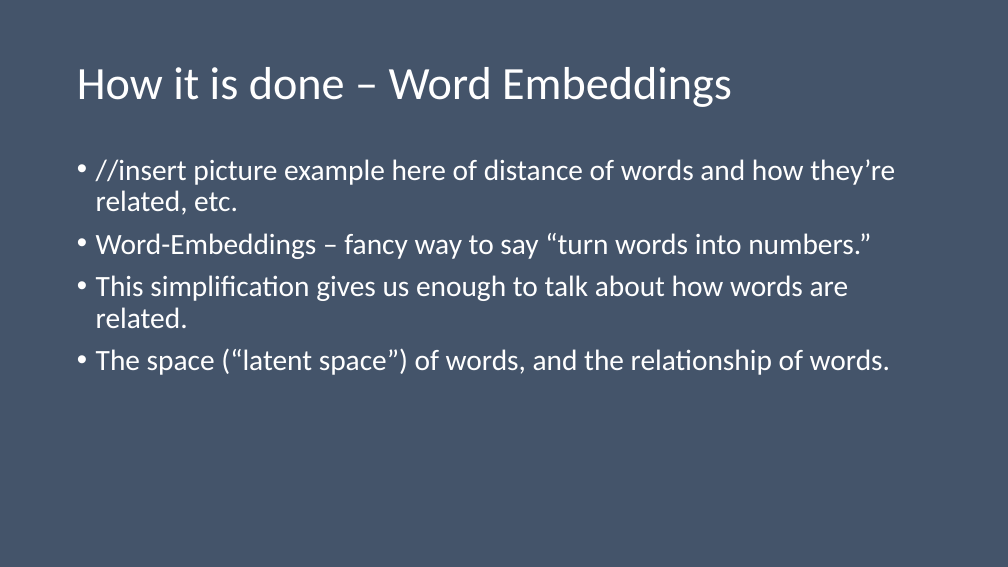
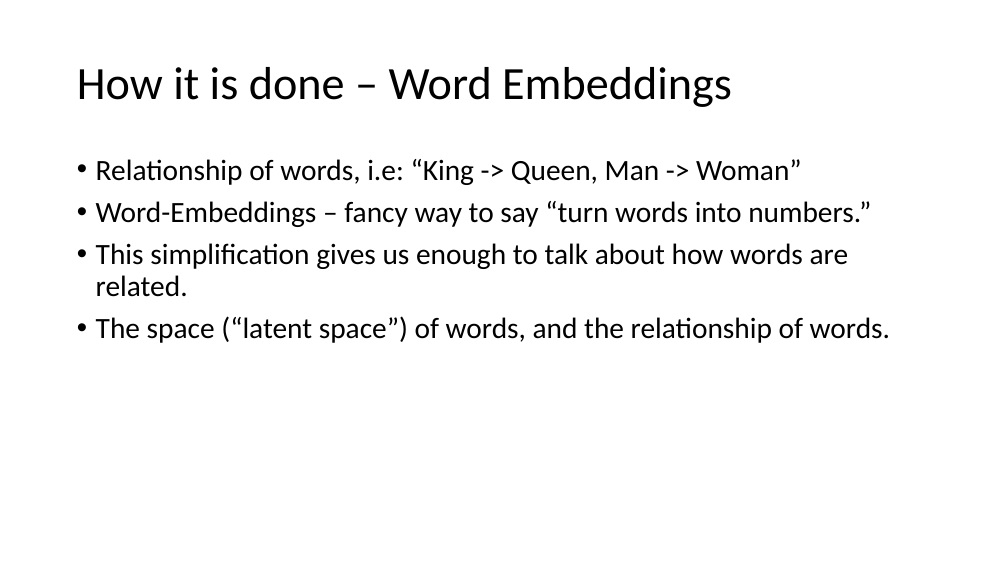
Before and after one commit to kensekense/unige, a slide deck: slide 5 of research_design/assignment1/Presentation_Ning_Tien-Tso.pptx (slide 4 before the commit). Drawn at 1008x567 pixels with LibreOffice and Linux fonts; fonts in the diff are those of the drawing. Boxes give left, top, right and bottom in pixels: in the first picture for what was removed or moved away, otherwise in the second. Text is boxed around its words. In the diff, an @@ line names an element or a change of style, - is before the commit and + after.

```diff
--- a/research_design/assignment1/Presentation_Ning_Tien-Tso.pptx
+++ b/research_design/assignment1/Presentation_Ning_Tien-Tso.pptx
@@ background #44546A to #FFFFFF @@
@@ title "How it is done – ..." at [77, 67, 732, 107]: text colour #FFFFFF to #000000 @@
@@ text at [96, 159, 802, 185]: text changed; text colour #FFFFFF to #000000 @@
-• //insert picture example here of distance of words and how they’re related, etc.
+• Relationship of words, i.e: “King -> Queen, Man -> Woman”
@@ text at [96, 201, 890, 343]: text colour #FFFFFF to #000000 in "Word-Embeddings – fancy way to say “turn ...", "This simplification gives us enough to talk ...", "The space (“latent space”) of words, and ..." @@
```
Also in this commit, not shown: 9 other slides changed, 5 slides added, 2 slides removed, 1 other file.
